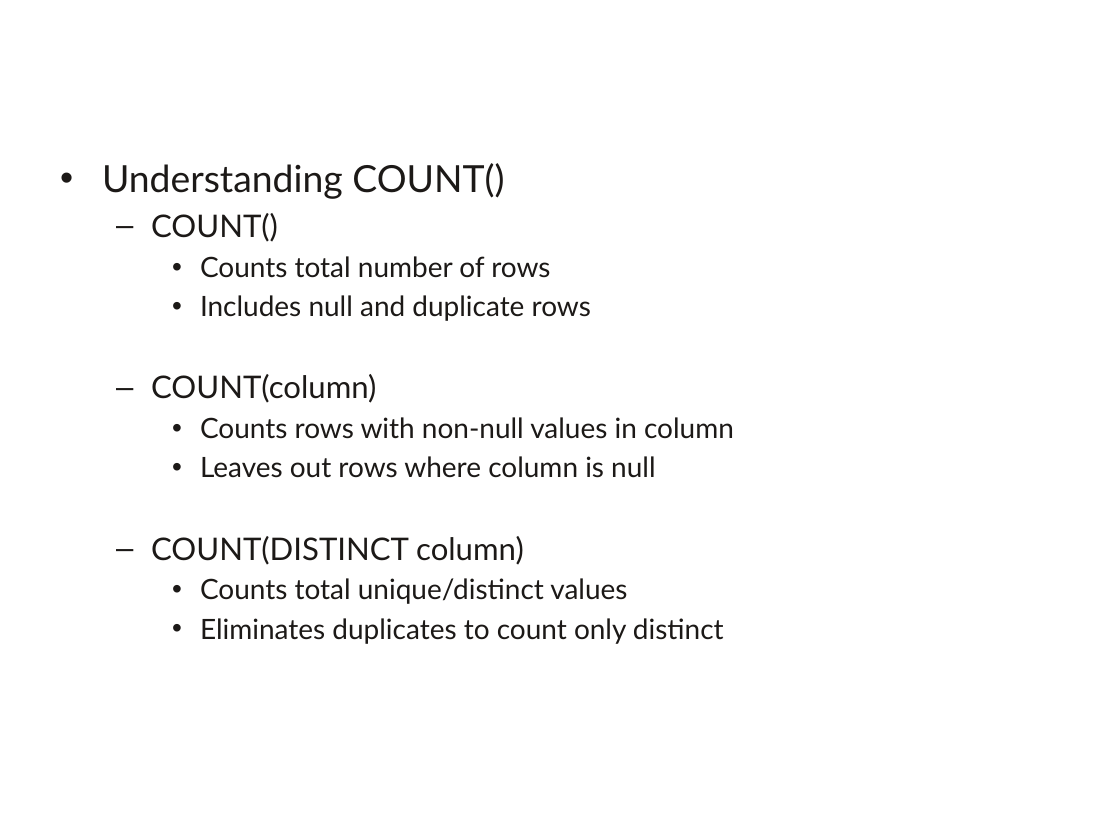
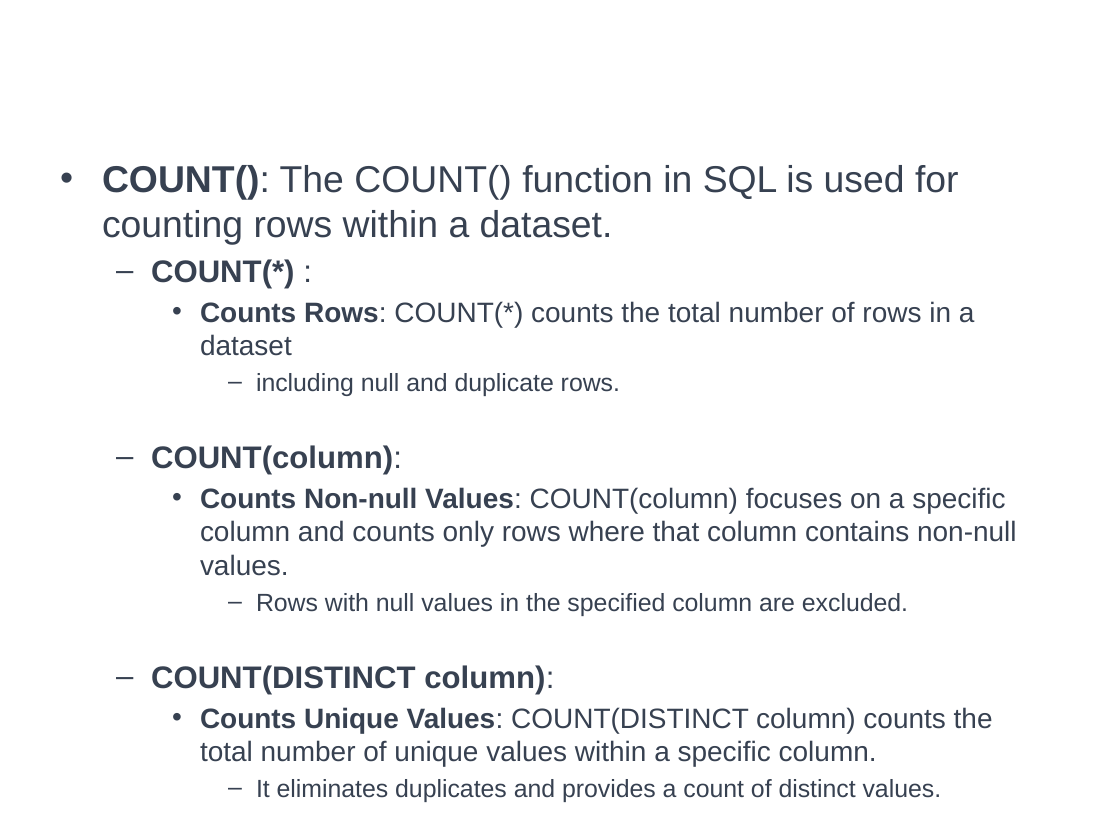
Before and after one commit to a099954/ABC-Program, a slide deck: slide 16 of SQL/Day 3 Aggregates/Aggregates.pptx (slide 15 before the commit). Drawn at 1120x840 pixels with LibreOffice and Linux fonts; fonts in the diff are those of the drawing; background and template pictures are left out. Boxes give left, top, right and bottom in pixels: in the first picture for what was removed or moved away, otherwise in the second. Text is boxed around its words. In the diff, an @@ line names an element or a change of style, - is before the commit and + after.

```diff
--- a/SQL/Day 3 Aggregates/Aggregates.pptx
+++ b/SQL/Day 3 Aggregates/Aggregates.pptx
@@ text at box(102, 165, 1017, 802): text changed; font Lato to Arial; text colour #1C1917 to #374151 @@
-• Understanding COUNT()
-  – COUNT()
-    • Counts total number of rows
-    • Includes null and duplicate rows
-  – COUNT(column)
-    • Counts rows with non-null values in column
-    • Leaves out rows where column is null
-  – COUNT(DISTINCT column)
-    • Counts total unique/distinct values
-    • Eliminates duplicates to count only distinct
+• COUNT(): The COUNT() function in SQL is used for counting rows within a dataset.
+  – COUNT(*) :
+    • Counts Rows: COUNT(*) counts the total number of rows in a dataset
+      – including null and duplicate rows.
+  – COUNT(column):
+    • Counts Non-null Values: COUNT(column) focuses on a specific column and counts only rows where that column contains non-null values.
+      – Rows with null values in the specified column are excluded.
+  – COUNT(DISTINCT column):
+    • Counts Unique Values: COUNT(DISTINCT column) counts the total number of unique values within a specific column.
+      – It eliminates duplicates and provides a count of distinct values.
```
Also in this commit, not shown: 19 other slides changed, 3 slides added, 16 other files.
